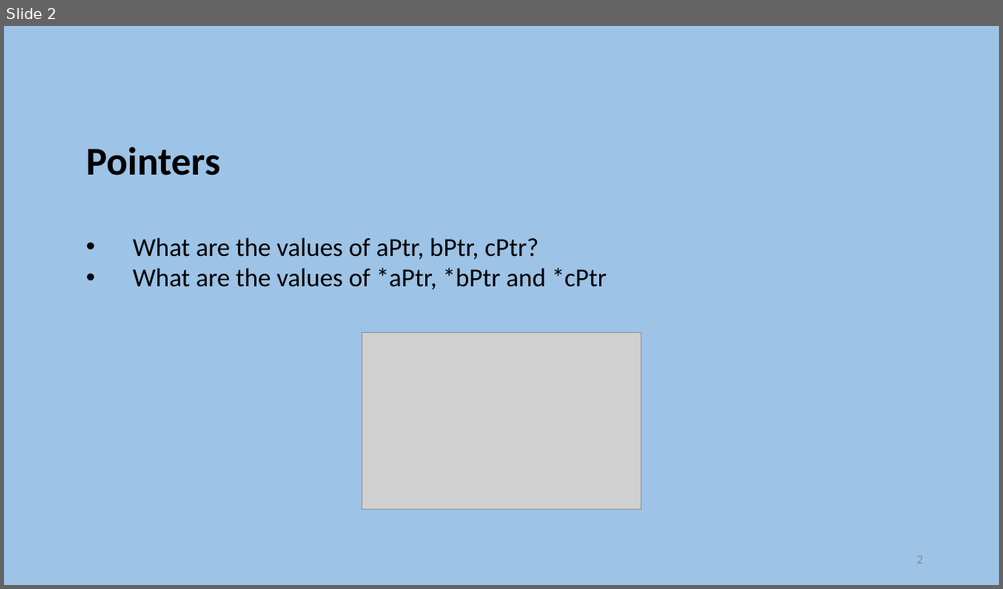
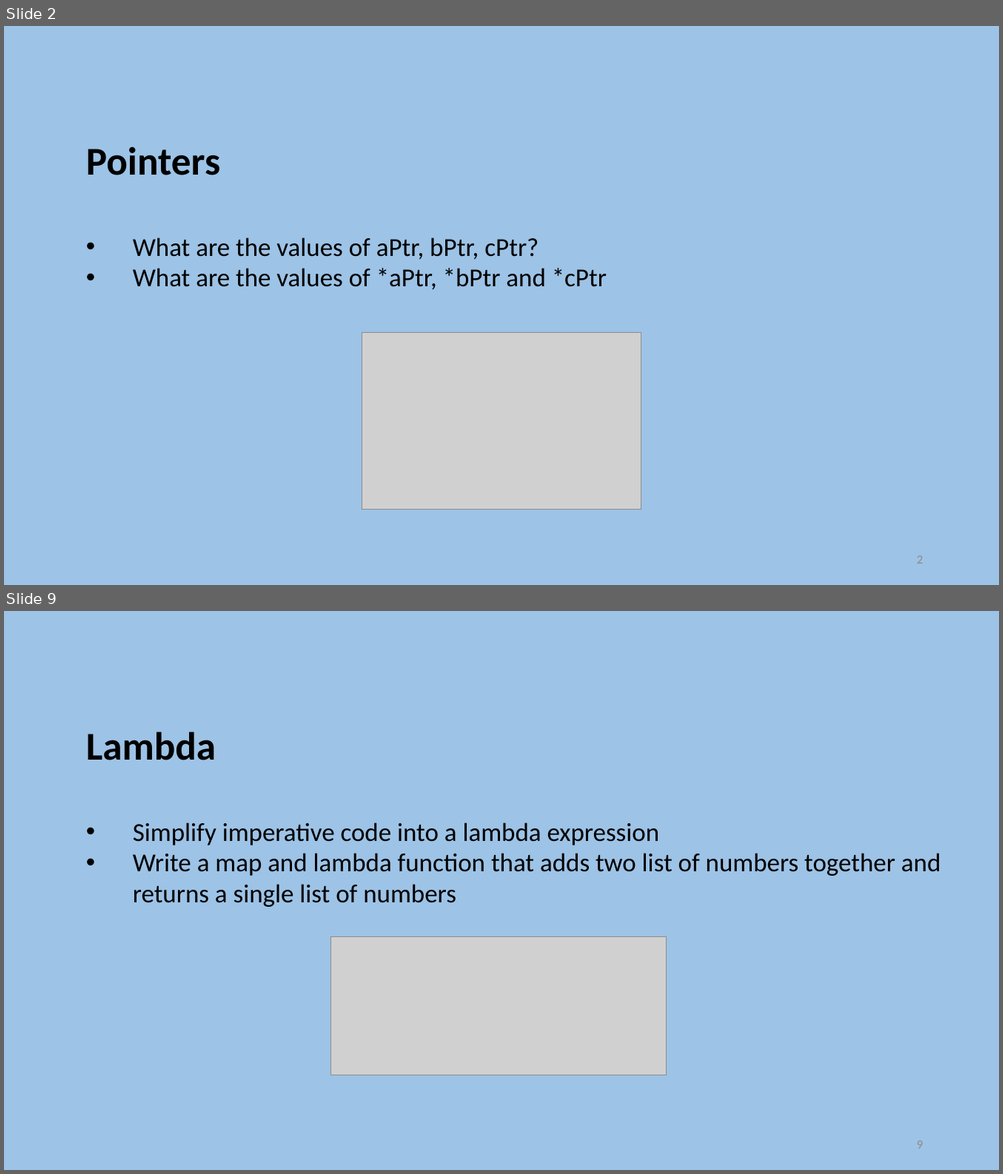
Before and after one commit to szetko/course-materials, a slide deck: Programming 4/Exam Preparation/Exam Preparation.pptx. Shown one above the other, each under a label of ours: slide 2 before the commit, slides 2 and 9 after it; the slides between them are not shown. The pictures are 1003x589 and 1003x1174 pixels, drawn with LibreOffice and Linux fonts; fonts in the diff are those of the drawing; grey boxes stand for pictures. Boxes give left, top, right and bottom in pixels: in the first picture for what was removed or moved away, otherwise in the second. Text is boxed around its words. In the diff, an @@ line names an element or a change of style, - is before the commit and + after.

```diff
--- a/Programming 4/Exam Preparation/Exam Preparation.pptx
+++ b/Programming 4/Exam Preparation/Exam Preparation.pptx
@@ slide 9 added at [4, 611, 999, 1170], background #9DC3E6 @@
@@ text added at [86, 732, 940, 907], 25 pt, text #000000 @@
+Lambda
+    • Simplify imperative code into a lambda expression
+    • Write a map and lambda function that adds two list of numbers together and returns a single list of numbers
@@ picture added at [331, 937, 666, 1076] @@
@@ page number added at [916, 1141, 922, 1149], 12 pt, text #8C8C8C @@
+9
```
Also in this commit, not shown: 2 slides changed, 8 other slides added, 8 slides removed, 2 other files.
